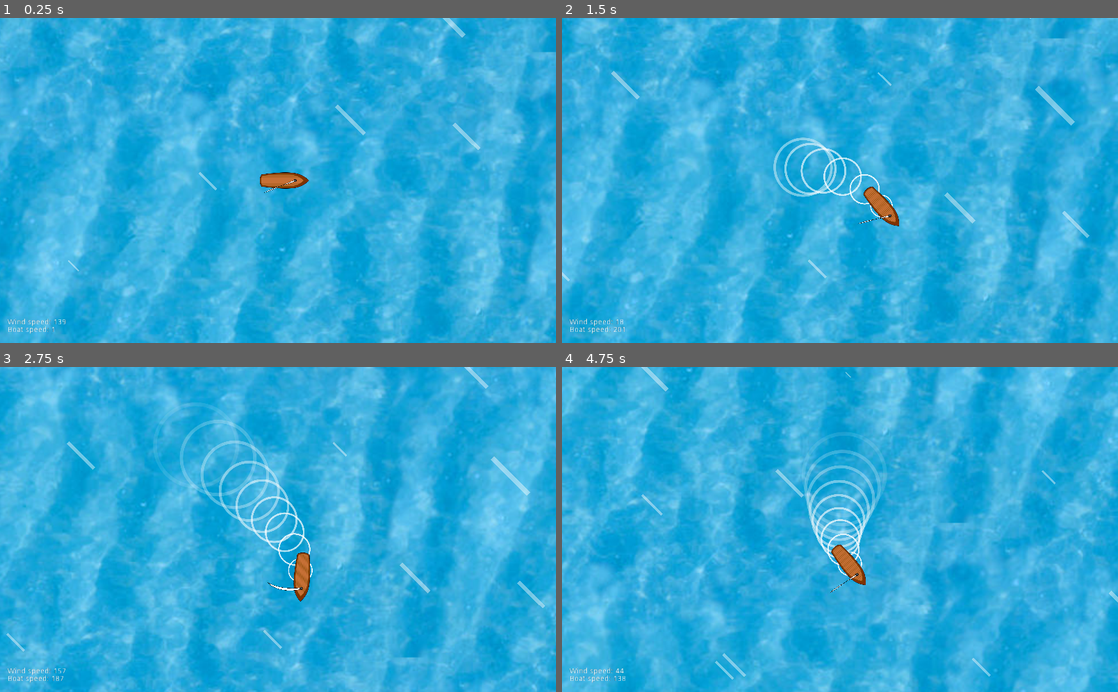
Above: before the commit, frames 1-4 (two rows, left to right).
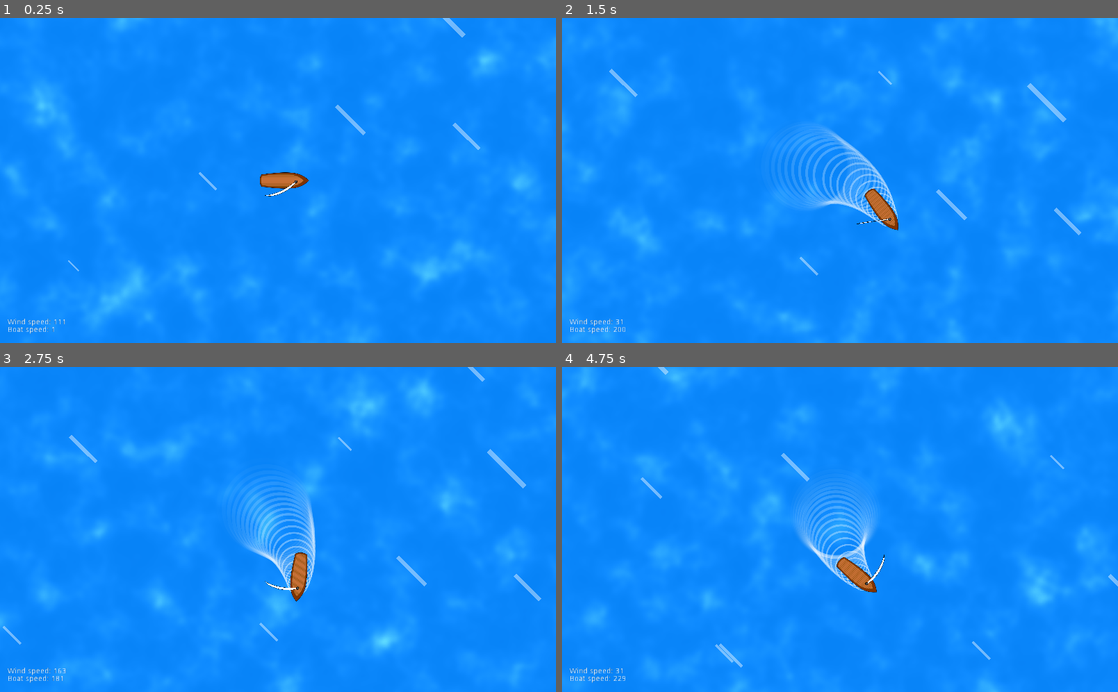
Above: after the commit, the same moments.

Repository: Norodix/SailGame
Game: Godot game, scene res://World.tscn
Same seed, same stepped clock (60 frames per second), same inputs: the game is played once before the commit and once after it.
Inputs:
- Up to frame 1 (0.25 s): no input
- Up to frame 2 (1.5 s): hold D (right) 0.53-1.28 s; hold Q (loosen) 0.53-1.28 s; hold S (down) from 1.28 s (still down); tap E (tighten) at 1.35 s
- Up to frame 3 (2.75 s): release S (down) at 2.03 s; hold D (right) from 2.03 s (still down); hold Q (loosen) from 2.03 s (still down)
- Up to frame 4 (4.75 s): release D (right) at 2.78 s; release Q (loosen) at 2.78 s; hold W (up) 2.78-3.53 s; tap E (tighten) at 2.85, 4.35 s; hold Q (loosen) 3.53-4.28 s; hold A (left) from 3.53 s (still down)

The runs differ from the first frame. In frame 1, 99% of the frame differs, in the area x 0-100%, y 0-100%; in frame 2, 100%; in frame 3, 100%; in frame 4, 100%.

Commit message:
Added new water shader, smaller tweaks

Diff:
--- a/Player.gd
+++ b/Player.gd
@@ -55,6 +55,6 @@
 	#Apply the windforce on when the line is taut
 	#print($Sail.lineTaut)
 	if ($Sail.lineTaut):
-		self.applied_force = $Sail.windForce * 20
+		self.applied_force = $Sail.windForce * 10
 	else:
 		self.applied_force = Vector2(0, 0)
--- a/Sail.gd
+++ b/Sail.gd
@@ -4,9 +4,10 @@
 
 var maxangle=30
 var tightenpersec=45
-var forceCoefficient=5
+var forceCoefficient=10
 var windForce
 var lineTaut
+var tautLimit = 1#0.999
 
 
 
@@ -34,17 +35,18 @@
 	var framenum=1
 	var pinX = get_node("../PinJoint2D").position.x #should be 32
 	#print(pinX)
+	var parent=get_node("..")
 
-	if (self.rotation_degrees > maxangle*0.98):
-		self.rotation_degrees=maxangle
-		self.angular_velocity=0
+	if (self.rotation_degrees > maxangle * tautLimit):
+		self.rotation_degrees = maxangle
+		self.angular_velocity *= 0.1
 		#self.position = Vector2(-pinX, 0).rotated(self.rotation) + Vector2(pinX, 0)
 		lineTaut=true
 		framenum=2
 
-	elif (self.rotation_degrees < -maxangle*0.98):
-		self.rotation_degrees=-maxangle
-		self.angular_velocity=0
+	elif (self.rotation_degrees < -maxangle * tautLimit):
+		self.rotation_degrees = -maxangle
+		self.angular_velocity *= 0.1
 		lineTaut=true
 		#self.position = Vector2(-pinX, 0).rotated(self.rotation) + Vector2(pinX, 0)
 		framenum=0
@@ -59,7 +61,6 @@
 	var normal=facing.rotated(deg2rad(90))
 
 	#get the wind speed relative to the sail
-	var parent=get_node("..")
 	var Gwindspeed=get_node("/root/World").windspeed
 	#var wind = Gwindspeed - (parent.linear_velocity+self.linear_velocity)
 	var wind = Gwindspeed - self.linear_velocity
--- /dev/null
+++ b/Water.shader
@@ -0,0 +1,25 @@
+shader_type canvas_item;
+
+uniform sampler2D noise_img1;
+uniform sampler2D noise_img2;
+uniform sampler2D noise_img3;
+uniform float speed = 1.0;
+uniform vec4 tint : hint_color;
+
+void fragment(){
+	vec2 uv1 = vec2(UV.x + TIME*speed, UV.y);
+	vec2 uv2 = vec2(UV.x - TIME*speed, UV.y + TIME*speed);
+	vec2 uv3 = vec2(UV.x, UV.y - TIME*speed);
+
+
+	float noise_r = texture( noise_img1, uv1 ).r;
+	float noise_g = texture( noise_img2, uv2 ).g;
+	float noise_b = texture( noise_img3, uv3 ).b;
+
+	vec3 new_color = vec3(noise_r, noise_g, noise_b);
+
+	float multiplier = noise_r * noise_g * noise_b;
+	vec3 white = vec3(1, 1, 1);
+
+	COLOR.rgb = tint.rgb + 13.0 * ((multiplier*multiplier*multiplier) * white);
+}
--- a/World.tscn
+++ b/World.tscn
@@ -10,6 +10,7 @@
 [ext_resource path="res://Wind.gd" type="Script" id=8]
 [ext_resource path="res://Art/Ocean/seamless.png" type="Texture" id=9]
 [ext_resource path="res://Wake.gd" type="Script" id=10]
+[ext_resource path="res://Water.shader" type="Shader" id=11]
 
 [sub_resource type="CapsuleShape2D" id=1]
 radius = 44.6475
@@ -19,7 +20,7 @@
 extents = Vector2( 31.8383, 6.46887 )
 
 [sub_resource type="Gradient" id=3]
-colors = PoolColorArray( 1, 1, 1, 1, 1, 1, 1, 0 )
+colors = PoolColorArray( 1, 1, 1, 0.498039, 1, 1, 1, 0 )
 
 [sub_resource type="GradientTexture" id=4]
 gradient = SubResource( 3 )
@@ -62,6 +63,45 @@
 bump_strength = 15.5
 noise = SubResource( 9 )
 
+[sub_resource type="OpenSimplexNoise" id=11]
+
+[sub_resource type="NoiseTexture" id=12]
+width = 1280
+height = 1280
+seamless = true
+noise = SubResource( 11 )
+
+[sub_resource type="OpenSimplexNoise" id=13]
+seed = 5
+
+[sub_resource type="NoiseTexture" id=14]
+width = 1280
+height = 1280
+seamless = true
+noise = SubResource( 13 )
+
+[sub_resource type="OpenSimplexNoise" id=15]
+seed = 8
+
+[sub_resource type="NoiseTexture" id=16]
+width = 1280
+height = 1280
+seamless = true
+noise = SubResource( 15 )
+
+[sub_resource type="ShaderMaterial" id=17]
+shader = ExtResource( 11 )
+shader_param/speed = 0.05
+shader_param/tint = Color( 0.0291, 0.515232, 0.97, 1 )
+shader_param/noise_img1 = SubResource( 12 )
+shader_param/noise_img2 = SubResource( 14 )
+shader_param/noise_img3 = SubResource( 16 )
+
+[sub_resource type="ImageTexture" id=18]
+flags = 23
+flags = 23
+size = Vector2( 1280, 1280 )
+
 [node name="World" type="Node2D"]
 position = Vector2( 450.319, 237.071 )
 script = ExtResource( 7 )
@@ -92,7 +132,7 @@
 [node name="Sail" type="RigidBody2D" parent="PlayerBoat"]
 position = Vector2( -32, 0 )
 gravity_scale = 0.0
-angular_damp = 3.0
+angular_damp = 0.0
 script = ExtResource( 3 )
 
 [node name="CollisionShape2D" type="CollisionShape2D" parent="PlayerBoat/Sail"]
@@ -116,8 +156,7 @@
 
 [node name="Wake" type="Particles2D" parent="PlayerBoat"]
 z_index = -1
-amount = 10
-lifetime = 2.0
+amount = 20
 local_coords = false
 process_material = SubResource( 7 )
 texture = ExtResource( 1 )
@@ -139,14 +178,20 @@
 [node name="ParallaxBackground" type="ParallaxBackground" parent="."]
 
 [node name="ParallaxLayer" type="ParallaxLayer" parent="ParallaxBackground"]
-motion_mirroring = Vector2( 1075.2, 646.8 )
+motion_mirroring = Vector2( 1280, 1280 )
 
 [node name="Ocean" type="Sprite" parent="ParallaxBackground/ParallaxLayer"]
+visible = false
 modulate = Color( 0.71, 0.913, 1, 1 )
 scale = Vector2( 2.1, 2.1 )
 texture = ExtResource( 9 )
 normal_map = SubResource( 10 )
 centered = false
+
+[node name="ShaderOcean" type="Sprite" parent="ParallaxBackground/ParallaxLayer"]
+material = SubResource( 17 )
+position = Vector2( 384.711, 276.134 )
+texture = SubResource( 18 )
 
 [node name="GUI" type="CanvasLayer" parent="."]
 
Not shown: 1 places in World.tscn that only renumber resources
